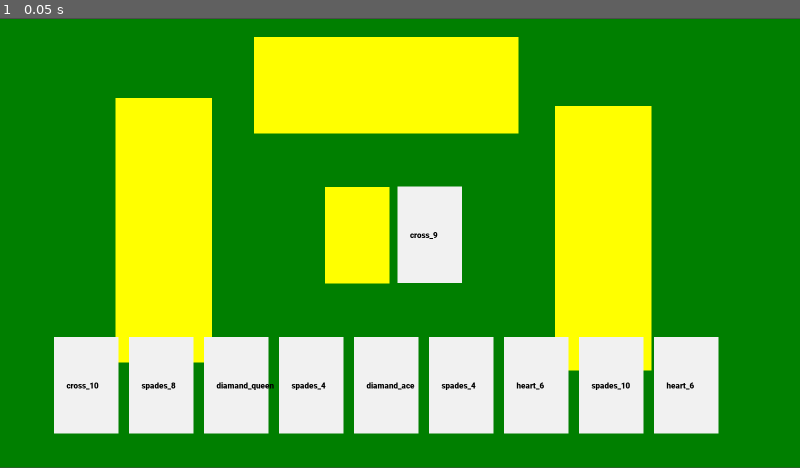
Above: before the commit, frame 1.
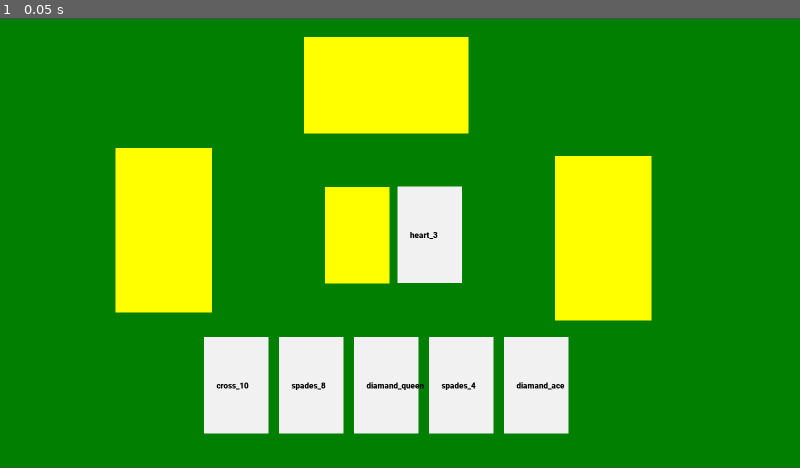
Above: after the commit, the same moment.

Repository: eddy39/PestenCardGame
Game: Godot game, scene res://Scenes/Game.tscn
Same seed, same stepped clock (60 frames per second), same inputs: the game is played once before the commit and once after it.
Inputs:
- Up to frame 1 (0.05 s): no input

The runs differ from the first frame. In frame 1, 14% of the frame differs, in the area x 6-90%, y 4-93%.

Commit message:
added play loop
card effects are still missing

Diff:
--- a/PestenCardGame/Scripts/Autoload.gd
+++ b/PestenCardGame/Scripts/Autoload.gd
@@ -1,7 +1,7 @@
 extends Node
 
 
-var n_start_cards = 9
+var n_start_cards = 5
 
 var card_kinds = ["heart", "diamand", "spades", "cross"]
 var card_names = ["2","3","4","5","6","7","8","9","10"
--- a/PestenCardGame/Scripts/Bot.gd
+++ b/PestenCardGame/Scripts/Bot.gd
@@ -12,17 +12,18 @@
 	pass # Replace with function body.
 
 func add_card(card_name):
-	hand_cards.append(card_name)
 	var card_ = card_scene.instance()
 	card_.card_name = card_name
 	card_.front = false
 	card_.card_owner = self
 	$CardHolder.add_child(card_)
+
+	hand_cards.append(card_)
 	# align cards next to each other
 	align_cards()
 
 func remove_card(card):
-	var ind_card = hand_cards.find(card.card_name)
+	var ind_card = hand_cards.find(card)
 	hand_cards.remove(ind_card)
 	$CardHolder.remove_child(card)
 	# align cards next to each other
--- a/PestenCardGame/Scripts/Game.gd
+++ b/PestenCardGame/Scripts/Game.gd
@@ -6,7 +6,13 @@
 var bot_list = []
 var deck_cards = []
 
+var bot_turn_time = 2
+var current_turn_time = 0
+
 var active_player
+var active_player_index = 0 #0 means player
+
+var game_over = false
 # graphic vars
 var radius = 300
 var center = OS.get_window_size()/2
@@ -72,6 +78,8 @@
 	return false
 
 func play_card(card:Node2D,card_owner:Node2D):
+	if game_over:
+		return
 	# find and remove the card from owner
 	card_owner.remove_card(card)
 	# add card to discard Pile
@@ -80,14 +88,64 @@
 	# TODO: APPLY CARD EFFEKT
 
 	# End turn
+	set_next_player()
 
+func check_player_can_play():
+	for card in $Player.hand_cards:
+		if(can_play_card(card.card_name)):
+			return true
 
-func bot_ai()->String:
+	return false
+
+func set_next_player():
+	active_player_index = (active_player_index+1)%(len(bot_list)+1)
+	if active_player_index==0:
+		active_player = $Player
+		########### Player turn starts
+		if not check_player_can_play():
+			deal_card_to($Player)
+			# Player turn over
+			active_player_index = (active_player_index+1)%(len(bot_list)+1)
+			active_player = bot_list[active_player_index-1]
+	else:
+		active_player = bot_list[active_player_index-1]
+
+func bot_ai(bot):
+
+	for card in bot.hand_cards:
+		if(can_play_card(card.card_name)):
+			return card
 
 	return ""
 
+func check_win():
+	if len($Player.hand_cards)==0:
+		print("player won")
+		game_over = true
+	for bot in bot_list:
+		if len(bot.hand_cards)==0:
+			print("bot won")
+			game_over = true
+
 func _process(delta):
+	# if game over stop
+	if game_over:
+		return
 	# if its players turn wait
 	if active_player == $Player:
 		return
+	# block turn for bot_turn_time
+	current_turn_time+=delta
+	if current_turn_time<bot_turn_time:
+		return
+	# reset current_turn_time
+	current_turn_time = 0
 	# if active player is bot
+	var card2play = bot_ai(active_player)
+	if card2play is String:
+		# cant play a card
+		deal_card_to(active_player)
+		set_next_player()
+	else:
+		play_card(card2play,active_player)
+	check_win()
--- a/PestenCardGame/Scripts/Player.gd
+++ b/PestenCardGame/Scripts/Player.gd
@@ -10,18 +10,19 @@
 	pass # Replace with function body.
 
 func add_card(card_name):
-	hand_cards.append(card_name)
 	var card_ = card_scene.instance()
 	card_.card_name = card_name
 	card_.front = true
 	card_.in_players_hand = true
 	card_.card_owner = self
 	$CardHolder.add_child(card_)
+
+	hand_cards.append(card_)
 	# align cards next to each other
 	align_cards()
 
 func remove_card(card):
-	var ind_card = hand_cards.find(card.card_name)
+	var ind_card = hand_cards.find(card)
 	hand_cards.remove(ind_card)
 	$CardHolder.remove_child(card)
 	# align cards next to each other
